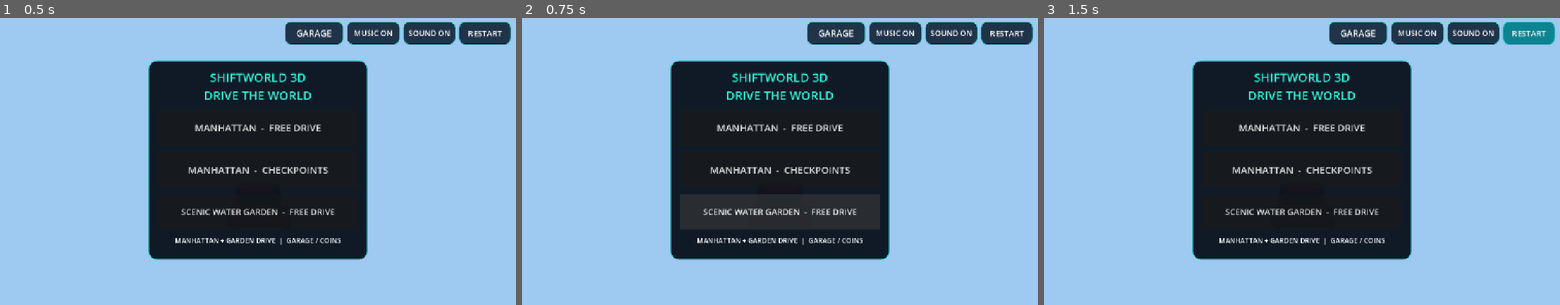
Above: before the commit, frames 1-3 (left to right).
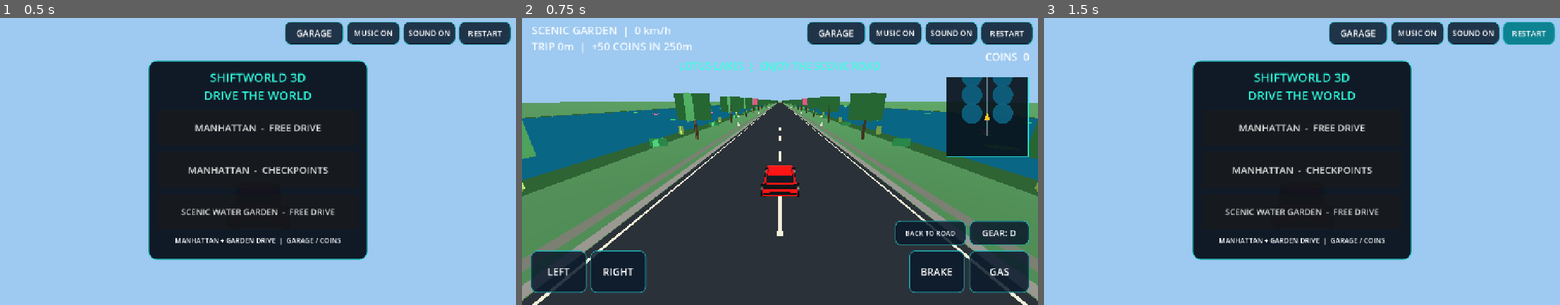
Above: after the commit, the same moments.

Repository: Mehedi13Wp/shiftworld-3d-
Game: Godot game, scene res://scenes/main.tscn
Two runs of this game, one before a commit and one after it. Both use one fixed random seed, a clock stepped at 60 frames per second and the inputs below.
Inputs:
- Up to frame 1 (0.5 s): no input
- Up to frame 2 (0.75 s): click "SCENIC WATER GARDEN - FREE DR…" at 0.5 s
- Up to frame 3 (1.5 s): click "RESTART" at 1.25 s

Frame 1 is identical in both runs. In frame 2, 74% of the frame differs, in the area x 0-100%, y 3-100%; in frame 3, nothing differs.
Error before the commit: Parse Error: Cannot infer the type of "a" variable because the value doesn't have a set type. (res://scripts/scenic_world.gd:132)

Commit message:
Make scenic garden lake bank geometry explicitly typed for Godot 4 GDScript

Diff:
--- a/scripts/scenic_world.gd
+++ b/scripts/scenic_world.gd
@@ -129,13 +129,14 @@
 		_strip(paint,-0.11,0.11,z,z-4.0,0.062)
 	# Long parallel lily-pad lakes: visibly adjacent to both sides of the road.
 	for side in [-1.0,1.0]:
-		var a := side*INNER_WATER
-		var c := side*OUTER_WATER
+		var side_value: float = float(side)
+		var a: float = side_value*INNER_WATER
+		var c: float = side_value*OUTER_WATER
 		_strip(water,minf(a,c),maxf(a,c),START_Z,END_Z,WATER_Y)
-		_strip(bank,minf(a,side*(INNER_WATER-3.0)),maxf(a,side*(INNER_WATER-3.0)),START_Z,END_Z,0.061)
-		_strip(bank,minf(c,side*(OUTER_WATER+4.0)),maxf(c,side*(OUTER_WATER+4.0)),START_Z,END_Z,0.055)
+		_strip(bank,minf(a,side_value*(INNER_WATER-3.0)),maxf(a,side*(INNER_WATER-3.0)),START_Z,END_Z,0.061)
+		_strip(bank,minf(c,side_value*(OUTER_WATER+4.0)),maxf(c,side*(OUTER_WATER+4.0)),START_Z,END_Z,0.055)
 		# Raised stone edging between the public road and the planted lake.
-		_strip(stone,minf(side*8.3,side*9.0),maxf(side*8.3,side*9.0),START_Z,END_Z,0.082)
+		_strip(stone,minf(side_value*8.3,side_value*9.0),maxf(side*8.3,side*9.0),START_Z,END_Z,0.082)
 
 	var rng := RandomNumberGenerator.new()
 	rng.seed = 771204
